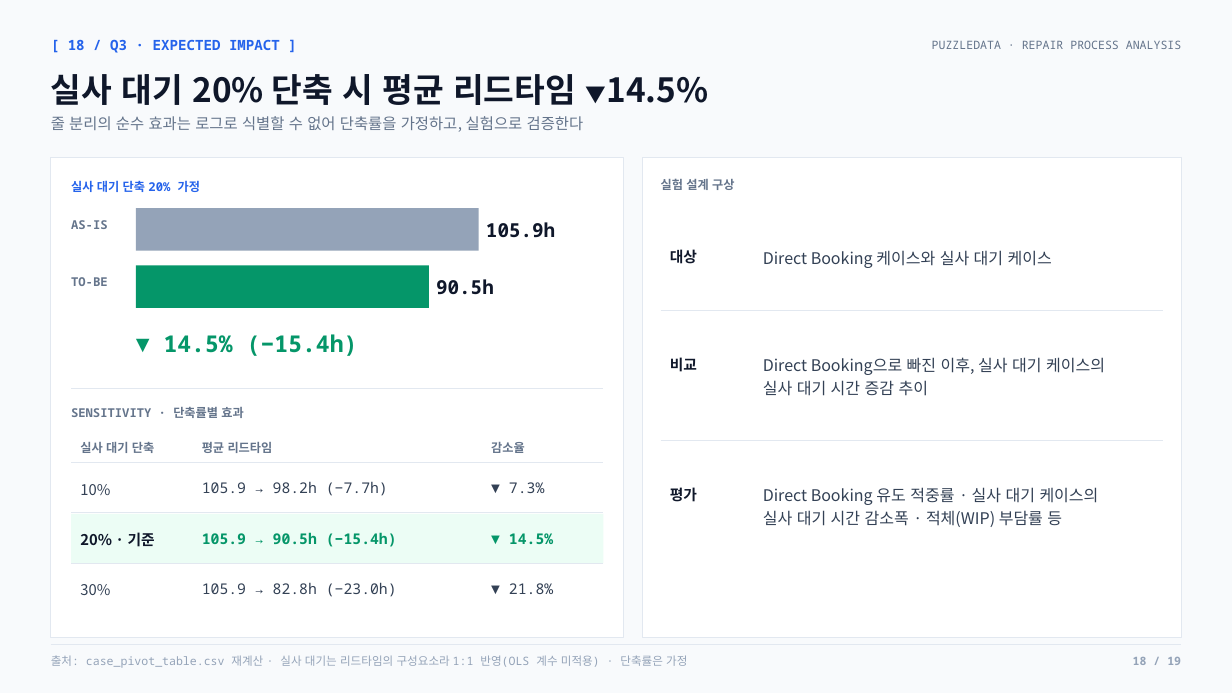
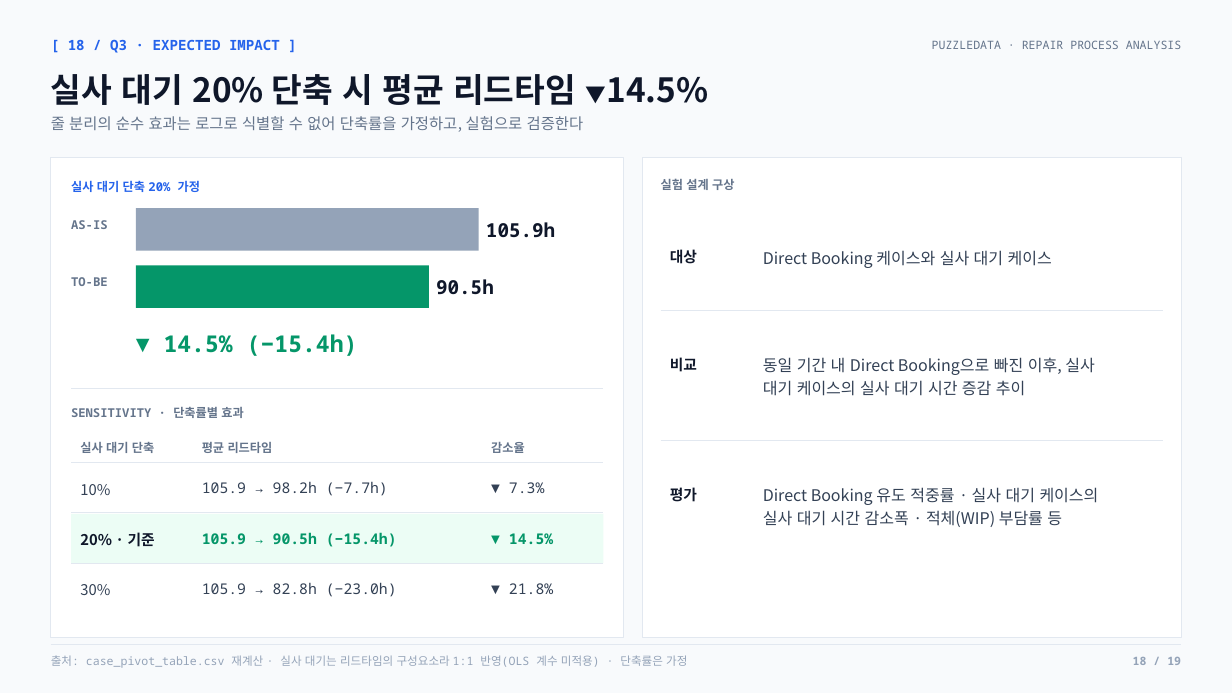
Before and after one commit to nus1245/puzzle_data, a slide deck: slide 18 of outputs/pptx/puzzledata_repair_report.pptx. Drawn at 1232x693 pixels with LibreOffice and Linux fonts; fonts in the diff are those of the drawing. Boxes give left, top, right and bottom in pixels: in the first picture for what was removed or moved away, otherwise in the second. Text is boxed around its words. In the diff, an @@ line names an element or a change of style, - is before the commit and + after.

```diff
--- a/outputs/pptx/puzzledata_repair_report.pptx
+++ b/outputs/pptx/puzzledata_repair_report.pptx
@@ text at box(763, 357, 1094, 396): text changed @@
-Direct Booking으로 빠진 이후, 실사 대기 케이스의
-실사 대기 시간 증감 추이
+동일 기간 내 Direct Booking으로 빠진 이후, 실사
+대기 케이스의 실사 대기 시간 증감 추이
```
Also in this commit, not shown: 2 other files.
